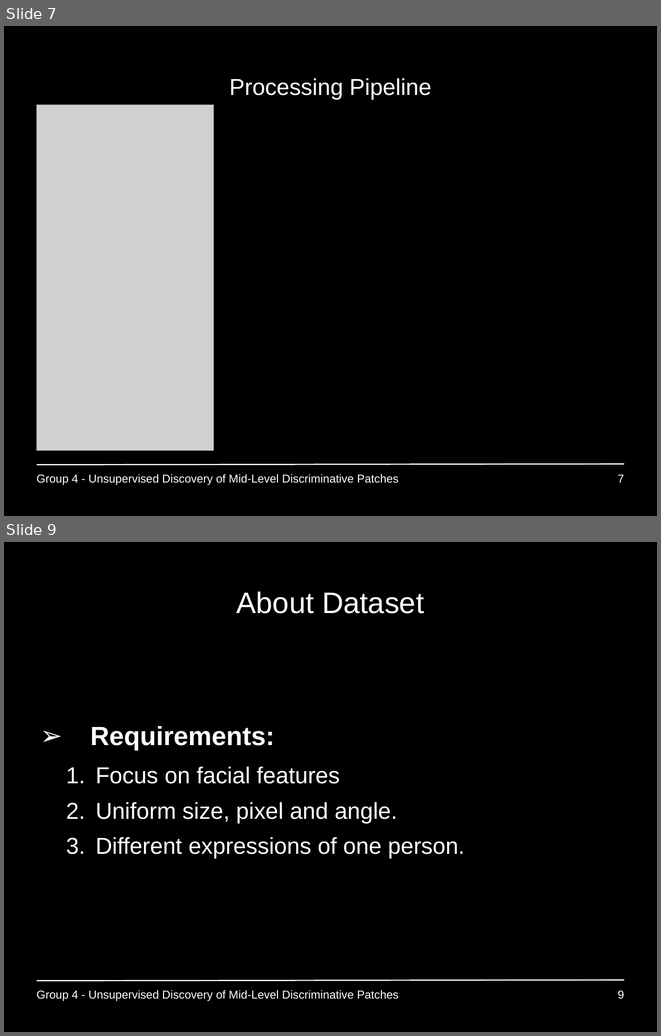
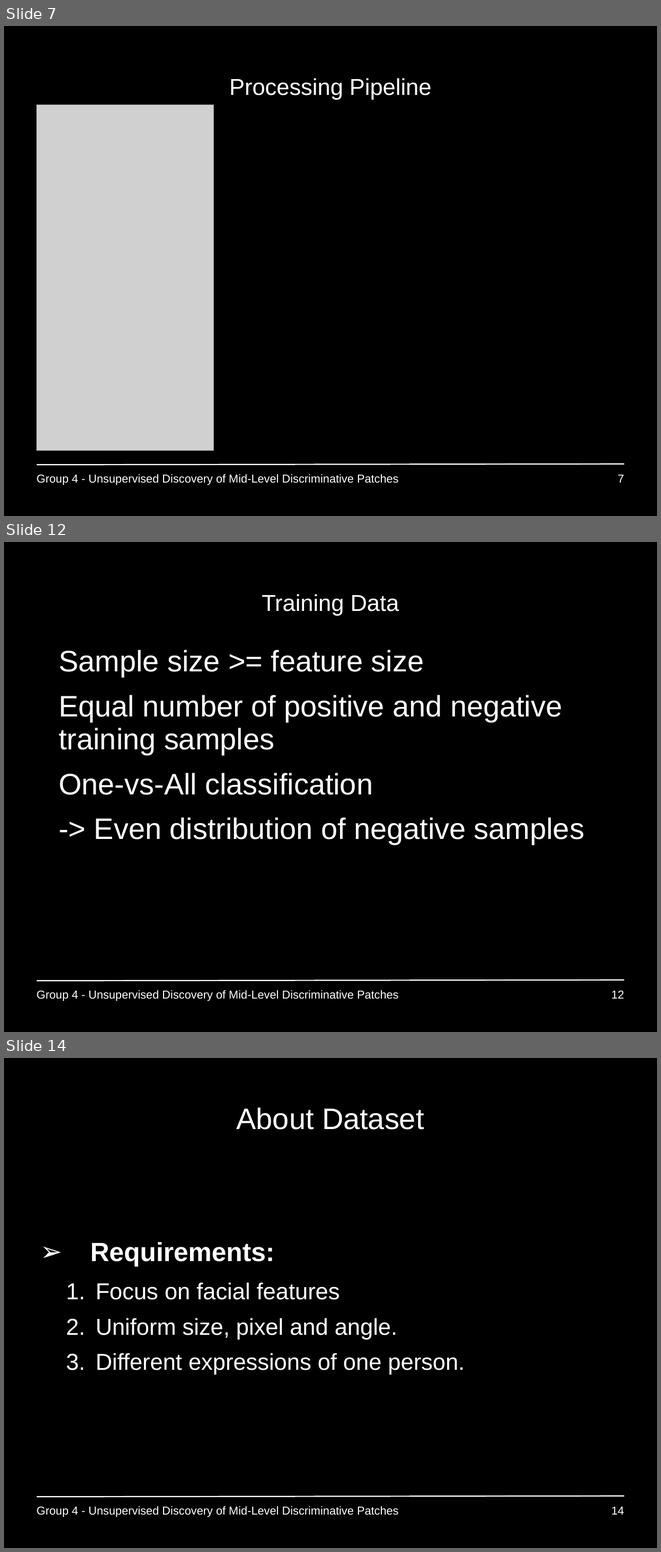
Before and after one commit to GiannisPapadopoulos/DiscriminativePatches, a slide deck: presentations/period3/MAI_Project1_Group4.ppt. Shown one above the other, each under a label of ours: slides 7 and 9 before the commit, slides 7, 12 and 14 after it; the slides between them are not shown. The pictures are 661x1036 and 661x1552 pixels, drawn with LibreOffice and Linux fonts; fonts in the diff are those of the drawing; grey boxes stand for pictures; background and template pictures are left out. Boxes give left, top, right and bottom in pixels: in the first picture for what was removed or moved away, otherwise in the second. Text is boxed around its words. In the diff, an @@ line names an element or a change of style, - is before the commit and + after.

```diff
--- a/presentations/period3/MAI_Project1_Group4.ppt
+++ b/presentations/period3/MAI_Project1_Group4.ppt
@@ slide 12 added at (x1=4, y1=542, x2=657, y2=1032), background #000000; not listed: 1 template element that a slide beside it also shows @@
@@ title added at (x1=262, y1=594, x2=399, y2=616), 28 pt, text #FFFFFF @@
+Training Data
@@ text added at (x1=59, y1=650, x2=584, y2=844), 36 pt, text #FFFFFF @@
+• Sample size >= feature size
+• Equal number of positive and negative training samples
+• One-vs-All classification
+-> Even distribution of negative samples
@@ text added at (x1=36, y1=990, x2=399, y2=1000), 14 pt, text #FFFFFF @@
+Group 4 - Unsupervised Discovery of Mid-Level Discriminative Patches
@@ page number added at (x1=611, y1=990, x2=624, y2=998), 14 pt, text #FFFFFF @@
+12
@@ what was slide 9 is now slide 14 @@
@@ page number at (x1=611, y1=1506, x2=624, y2=1514): text changed @@
-9
+14
```
Also in this commit, not shown: 1 slide changed, 4 other slides added.
